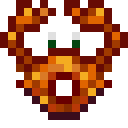
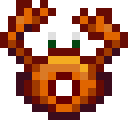
Before/after of a (128, 128) layered artwork. What changed in the layer stack:
removed layer "color" (was saturation, 12%) over [32, 64, 96, 112]
renamed "color #3" to "Pasted Layer #1", hid it, painted on it over [8, 8, 120, 80]
removed layer "Pasted Layer #2" over [8, 0, 120, 80]
removed layer "color #2" over [16, 64, 112, 112]
painted on "springobjects.png" over [8, 0, 120, 112]
